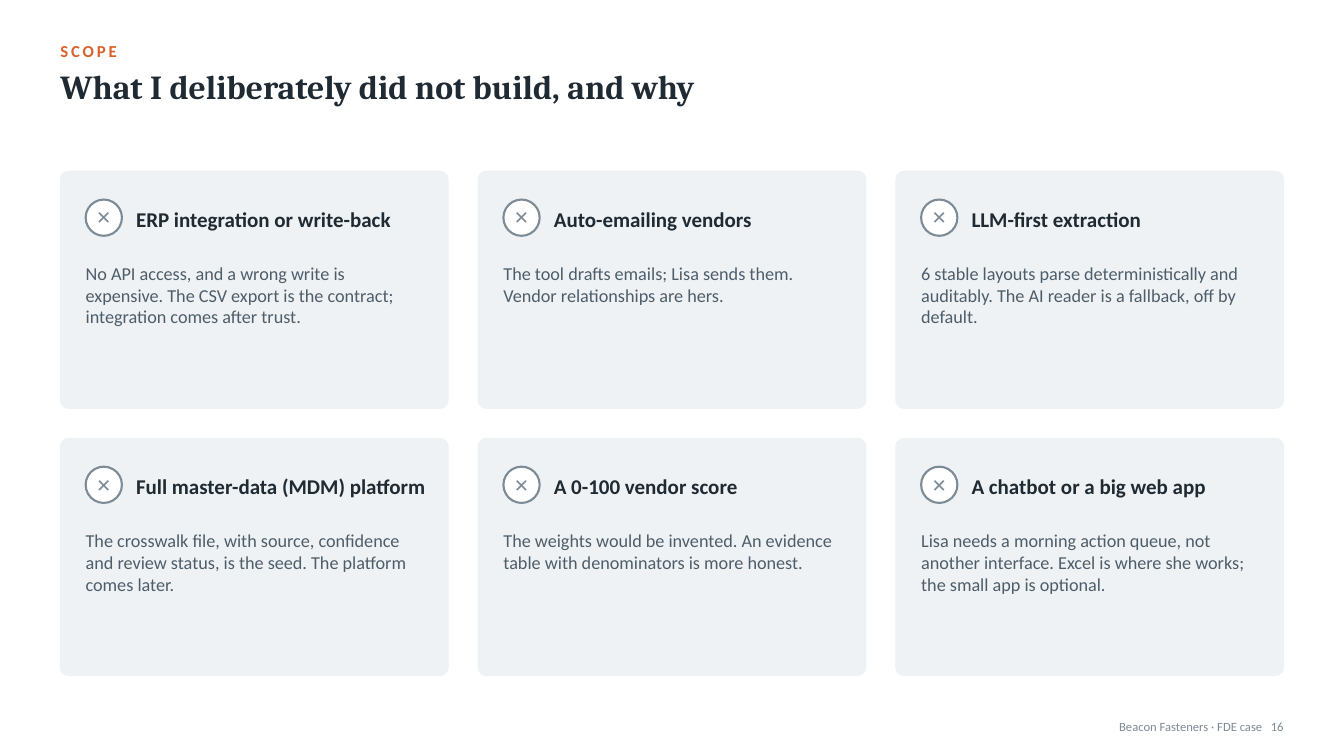
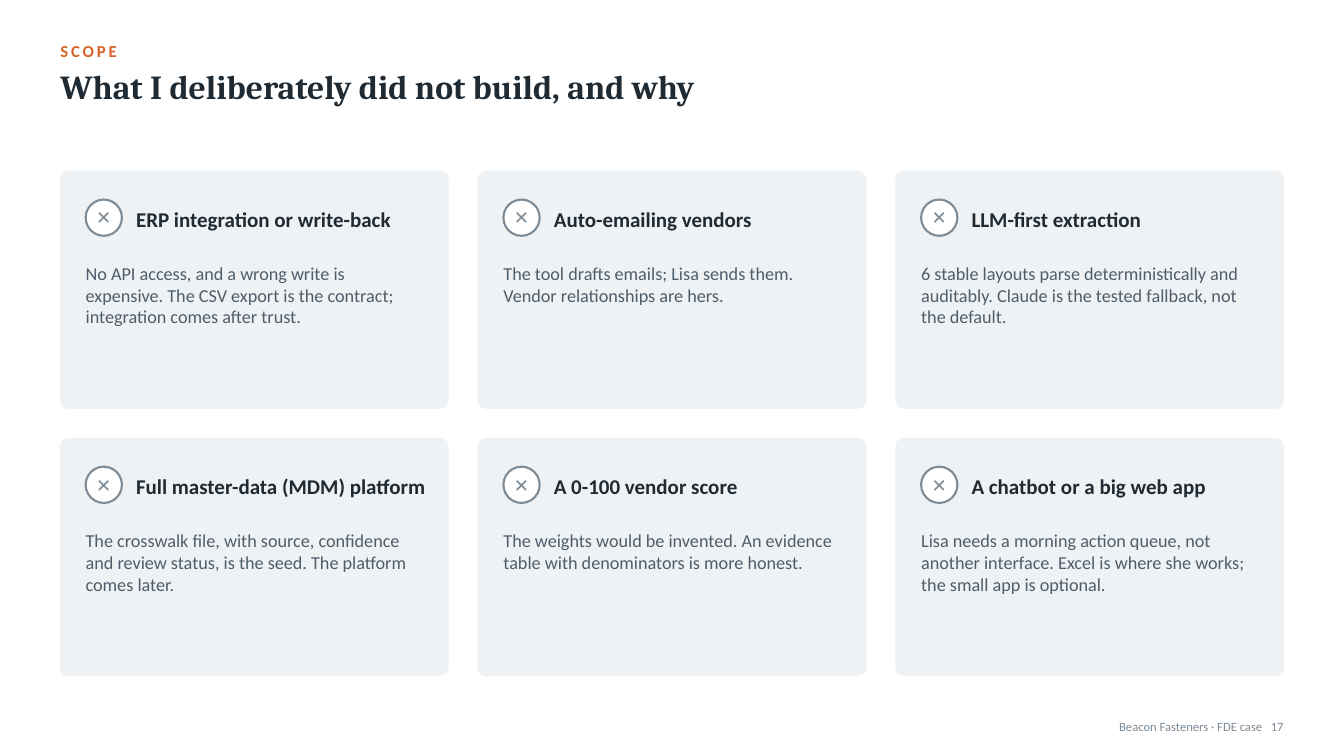
Before and after one commit to SmritaPandey/BeaconFasteners, a slide deck: slide 17 of Beacon Superday-Submission/presentation/Beacon_FDE_Casestudy.pptx (slide 16 before the commit). Drawn at 1344x756 pixels with LibreOffice and Linux fonts; fonts in the diff are those of the drawing. Boxes give left, top, right and bottom in pixels: in the first picture for what was removed or moved away, otherwise in the second. Text is boxed around its words. In the diff, an @@ line names an element or a change of style, - is before the commit and + after.

```diff
--- a/Beacon Superday-Submission/presentation/Beacon_FDE_Casestudy.pptx
+++ b/Beacon Superday-Submission/presentation/Beacon_FDE_Casestudy.pptx
@@ text at (x1=921, y1=267, x2=1238, y2=323): text changed @@
-6 stable layouts parse deterministically and auditably. The AI reader is a fallback, off by default.
+6 stable layouts parse deterministically and auditably. Claude is the tested fallback, not the default.
@@ text at (x1=1119, y1=723, x2=1284, y2=731): text changed @@
-Beacon Fasteners · FDE case 16
+Beacon Fasteners · FDE case 17
```
Also in this commit, not shown: 11 other slides changed, 1 slide added, 14 other files.
